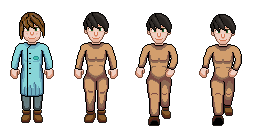
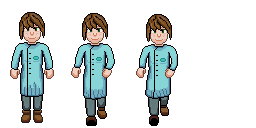
Revision of a layered (256, 128) image; what changed, layer by layer:
removed group "scared!" (7 layers) over [74, 12, 118, 123]
removed layer "armright_neutral" from group "scared!" over [104, 43, 118, 79]
removed layer "armLeft_neutral" from group "scared!" over [74, 43, 88, 79]
removed layer "leg_left" from group "scared!" over [83, 76, 98, 123]
removed layer "leg_right" from group "scared!" over [96, 76, 109, 123]
removed layer "body #1" from group "scared!" over [83, 42, 109, 85]
removed layer "OldHair copy" from group "scared!" over [83, 12, 109, 32]
removed layer "head copy #3" from group "scared!" over [84, 13, 108, 46]
painted on "armLeft1" over [71, 44, 151, 78]
removed layer "leg_left copy" from group "halfStep" over [146, 77, 161, 126]
removed layer "leg_right copy" from group "halfStep" over [159, 77, 172, 119]
removed layer "body copy" from group "halfStep" over [146, 43, 172, 86]
removed layer "head copy #4" from group "halfStep" over [146, 13, 172, 47]
added layer "legs copy" in group "halfStep" over [83, 75, 107, 126]
added layer "body copy #2" in group "halfStep" over [83, 43, 107, 86]
added layer "head copy #1" in group "halfStep" over [82, 13, 108, 47]
removed layer "armLeft_left2" from group "fullStep" over [199, 45, 215, 78]
painted on "armright_left2" over [136, 45, 242, 78]
removed layer "leg_left copy #1" from group "fullStep" over [210, 77, 225, 126]
removed layer "body copy #1" from group "fullStep" over [210, 44, 235, 87]
removed layer "head copy" from group "fullStep" over [210, 14, 236, 48]
added layer "legs copy #1" in group "fullStep" over [145, 75, 171, 126]
added layer "body copy #3" in group "fullStep" over [147, 44, 171, 87]
added layer "head copy #2" in group "fullStep" over [146, 14, 172, 48]
…and 3 more changes (1 painted, 2 removed)
